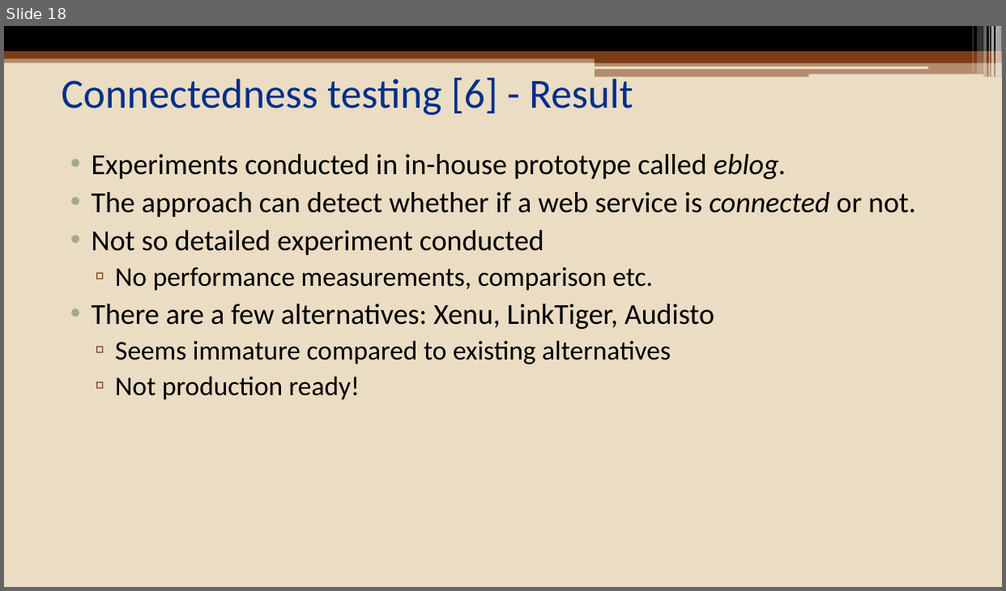
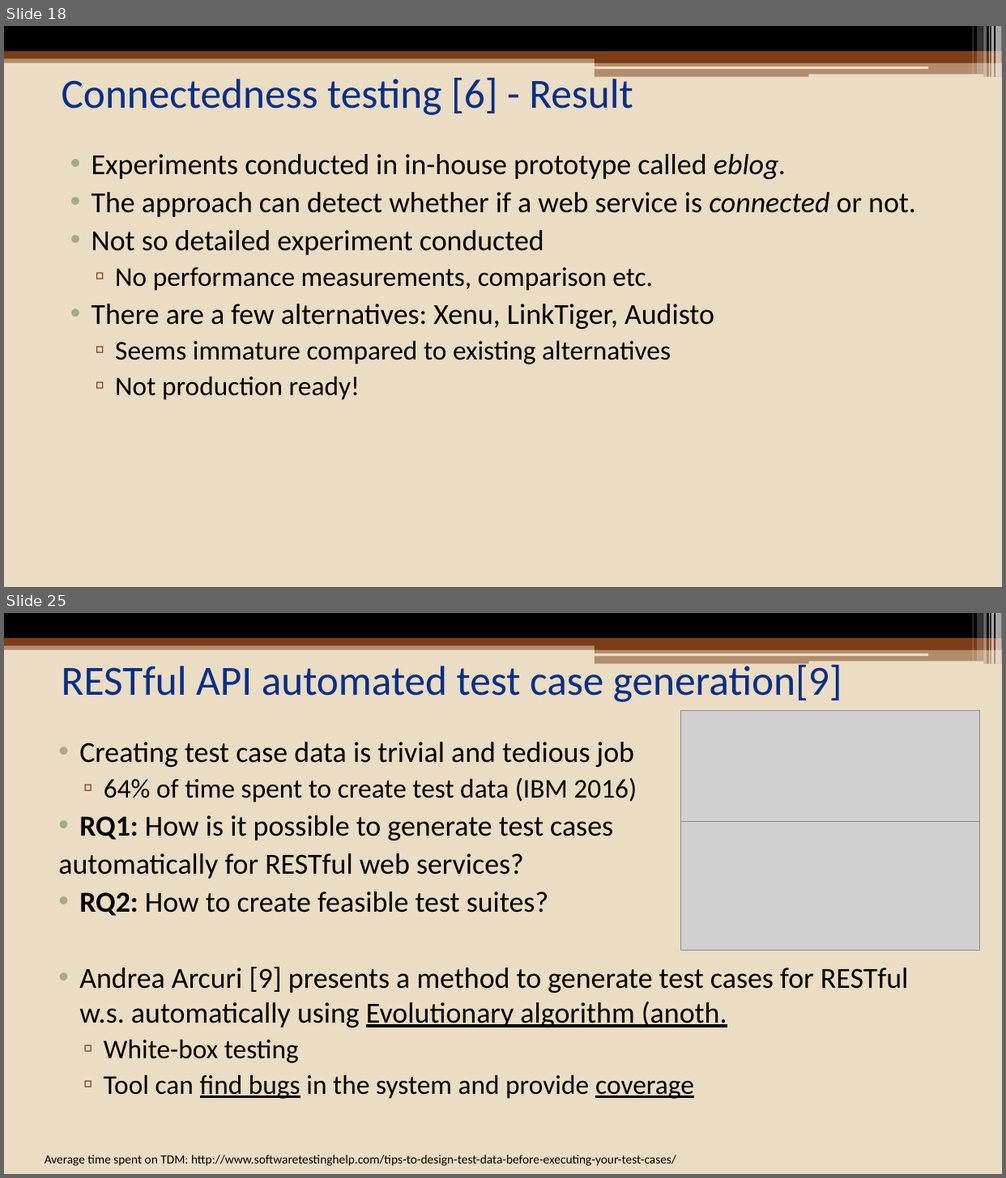
Before and after one commit to eozer/cinco_seminar, a slide deck: presentation/cinco_presentation.pptx. Shown one above the other, each under a label of ours: slide 18 before the commit, slides 18 and 25 after it; the slides between them are not shown. The pictures are 1006x591 and 1006x1178 pixels, drawn with LibreOffice and Linux fonts; fonts in the diff are those of the drawing; grey boxes stand for pictures. Boxes give left, top, right and bottom in pixels: in the first picture for what was removed or moved away, otherwise in the second. Text is boxed around its words. In the diff, an @@ line names an element or a change of style, - is before the commit and + after.

```diff
--- a/presentation/cinco_presentation.pptx
+++ b/presentation/cinco_presentation.pptx
@@ slide 25 added at [4,613,1002,1174], background #EBDDC3; not listed: 13 template elements that a slide beside it also shows @@
@@ title added at [62,661,842,702], 40 pt, text #002E8A @@
+RESTful API automated test case generation[9]
@@ picture added at [681,711,980,824] @@
@@ text added at [58,742,908,1099], 28 pt, text #000000 @@
+• Creating test case data is trivial and tedious job
+  ▫ 64% of time spent to create test data (IBM 2016)
+• RQ1: How is it possible to generate test cases
+automatically for RESTful web services?
+• RQ2: How to create feasible test suites?
+• Andrea Arcuri [9] presents a method to generate test cases for RESTful w.s. automatically using Evolutionary algorithm (anoth.
+  ▫ White-box testing
+  ▫ Tool can find bugs in the system and provide coverage
@@ picture added at [681,822,980,951] @@
@@ text added at [44,1155,676,1166], 12 pt, text #000000 @@
+Average time spent on TDM: http://www.softwaretestinghelp.com/tips-to-design-test-data-before-executing-your-test-cases/
```
Also in this commit, not shown: 6 slides changed, 14 other slides added.
